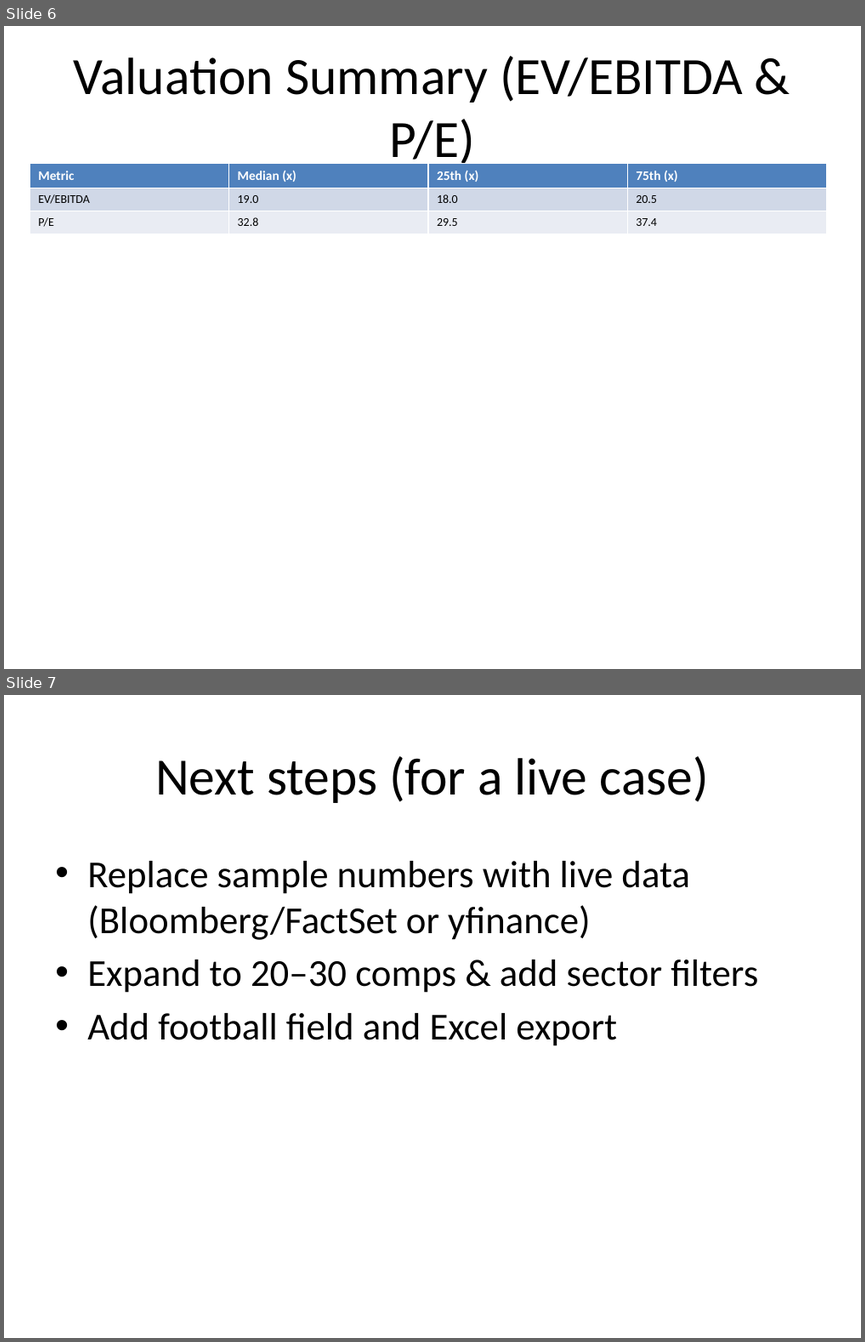
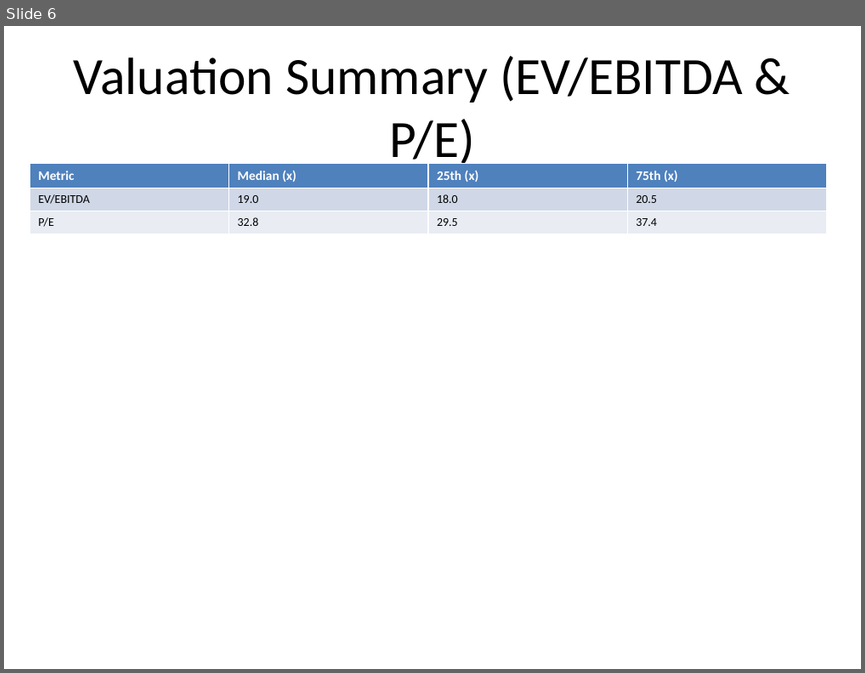
Before and after one commit to Mateusz-Olejniczak/ib_pitch_kit, a slide deck: output/test_run.pptx. Shown one above the other, each under a label of ours: slides 6 and 7 before the commit, slide 6 after it. The pictures are 865x1342 and 865x673 pixels, drawn with LibreOffice and Linux fonts; fonts in the diff are those of the drawing. Boxes give left, top, right and bottom in pixels: in the first picture for what was removed or moved away, otherwise in the second. Text is boxed around its words. In the diff, an @@ line names an element or a change of style, - is before the commit and + after.

Commit message:
Replace last slide with 'Methodology & Sources' and regenerate deck

```diff
--- a/output/test_run.pptx
+++ b/output/test_run.pptx
@@ slide 7 removed at (x1=4, y1=695, x2=861, y2=1338), background #FFFFFF @@
@@ title removed at (x1=155, y1=756, x2=708, y2=803) @@
-Next steps (for a live case)
@@ text removed at (x1=87, y1=861, x2=758, y2=1046) @@
-• Replace sample numbers with live data (Bloomberg/FactSet or yfinance)
-• Expand to 20–30 comps & add sector filters
-• Add football field and Excel export
```
Also in this commit, not shown: 1 slide changed, 1 slide added, 1 other file.
